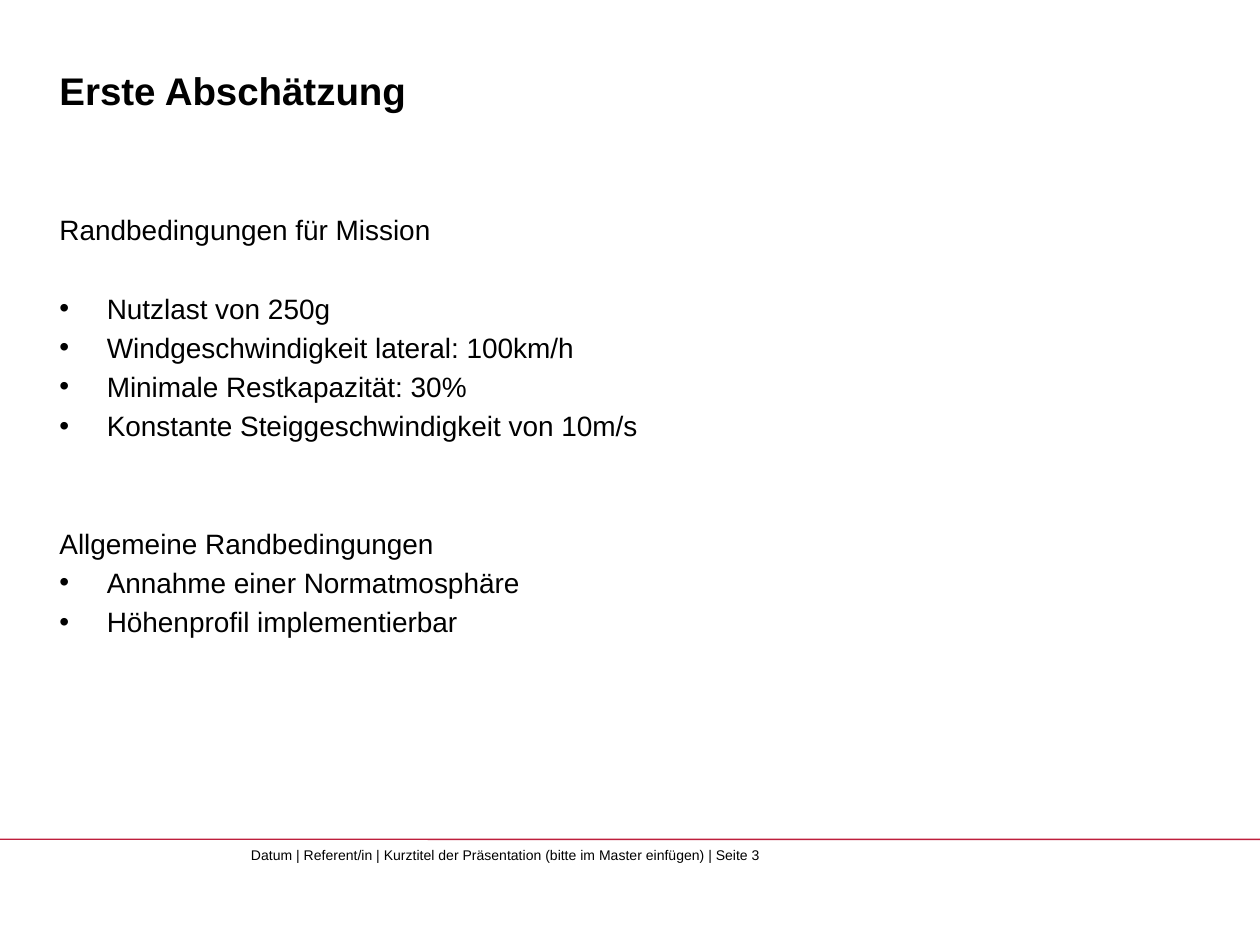
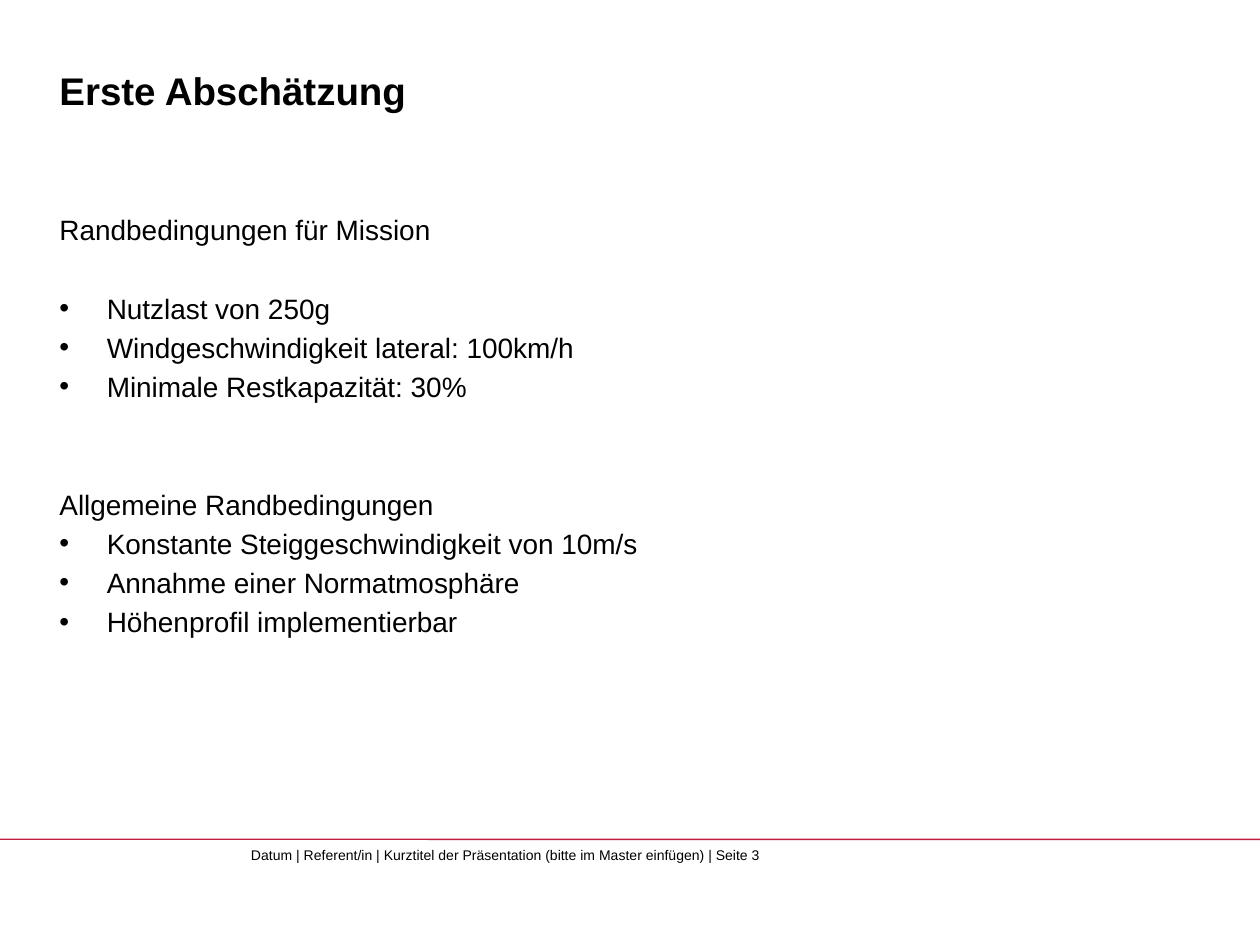
Before and after one commit to AdamsWest/Bachelorarbeit, a slide deck: slide 3 of Lucas/Austausch der Ergebnisse.pptx. Drawn at 1260x945 pixels with LibreOffice and Linux fonts; fonts in the diff are those of the drawing; background and template pictures are left out. Boxes give left, top, right and bottom in pixels: in the first picture for what was removed or moved away, otherwise in the second. Text is boxed around its words. In the diff, an @@ line names an element or a change of style, - is before the commit and + after.

```diff
--- a/Lucas/Austausch der Ergebnisse.pptx
+++ b/Lucas/Austausch der Ergebnisse.pptx
@@ text at [59,494,433,520]: paragraph added @@
+Allgemeine Randbedingungen
@@ text at [59,533,433,559]: paragraph removed @@
-Allgemeine Randbedingungen
```
Also in this commit, not shown: 3 other slides changed, 7 other files.
